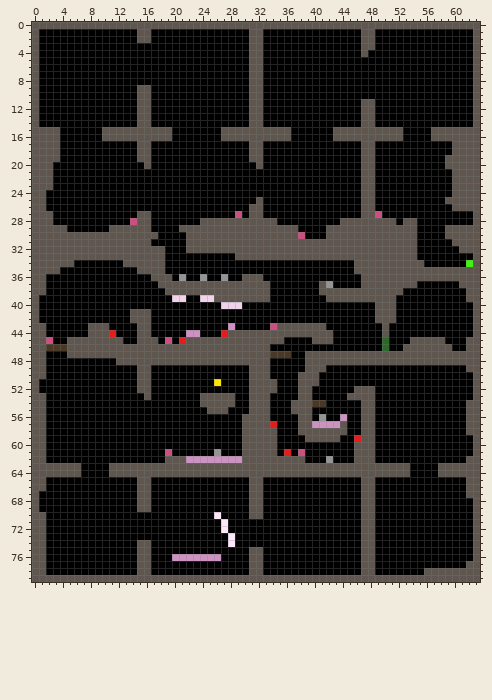
Sprite sheet, stored at Levels.png. The picture above is the old version.
The file is 64x80 pixels.
The result:
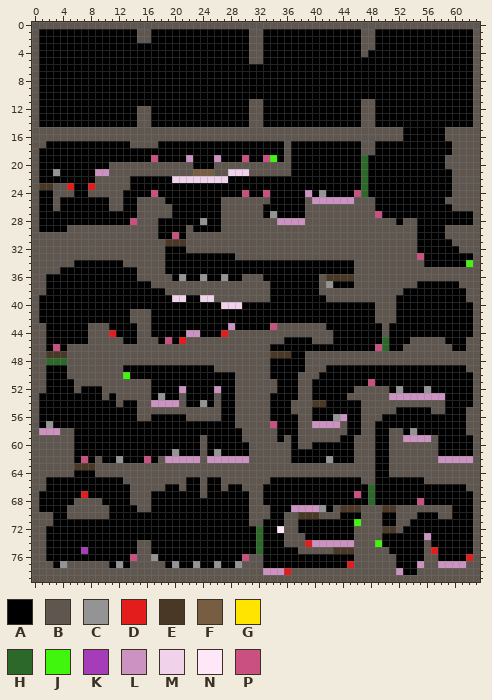
Palette (. is transparent): A #000000  B #5f574f  C #949494  D #e31c1c  E #493826  F #775d42  G #ffe400  H #2c6829  J #40f60d  K #a53db9  L #cc92c1  M #f0d3ea  N #ffe7fa  P #cb5082
Change:
Changed rows in their new state; - is an unchanged pixel.
first column x 15:
 6 ----------------AA
 7 ----------------AA
 8 ----------------AA
 9 AA--------------AA
10 AA--------------AA
11 AA----------------
first column x 1:
15 ---BBBBBB----------BBBBBBB----------BBBBBB--------------AA
16 ---BBBBBB----------BBBBBBB----------BBBBBB--------------AA
17 -AA----------B--B-------------AA---B----------------------
18 AAA-----------AA--------------AA---B----------------------
19 AAA-----------AAP----L---L---PAAPJ-B----------HA----------
20 AA--------BBBBB-BBBBBB---BBBBBB-BBBB----------HA----------
21 AAC-----LLBBBBBBBBBBBBFFFBBMMMBBBBBB----------HA----------
22 AA------BBBBB------MMMMMMMM-------------------HA----------
23 EEBBD--DBBBBB---------------------------------HA----------
24 A-BBB--BBBBB----P------------P--P-----L-C----PHA----------
25 A-B-------BB--BBBB--------BBBBB-B-----BLLLLLLB------------
26 A-B-------BB--BBBBB-------BBBB--------BBBBBBBB------------
27 AA--------------BBB-------BBBB---C----BBBBBBBB------------
28 AA--------------B------CAA--------LLLLBBBBB---------------
29 AAAABBBBBB------B---A-AAAA-----------BBBB-----------------
30 -------------------P-----------------BBBB-----------------
31 ----------------BBEEE-------------------------------------
33 ------------------------------------------------------P---
36 --------------BB------------------------BEEEEB------------
37 ----------------B----------------------------B------------
first column x 1:
45 -A--AAA-------------------------------------------------------
46 -APA--------------------------------------------P-------------
47 -EEE----------------------------------------------------------
48 -HHHBBBBBBB---------------------------------------------------
49 ----BBBBBBBB--AA---------BBBBB--------------------------------
50 ----BBBBBBBBJ-AA------------BB--------------------------------
51 B----BBBBBBBBB-----------A--BB---------A-------P--------------
52 B----B---BBBBB------L----L--BB------------------BB-C---C------
53 A--------B-BBBB--C--B--AA-AABB------------------BBLLLLLLLL----
54 A----------B--BBLLLLB--CA-AABB------------------BBBBBBBBBB---A
55 A-------------BBBBBBBBBB--A-BB------------------BBB-----BB----
56 A-------------BB-----BBBBB--B-----------A-C-----B-------------
57 AC--------------------------B----P----------------------------
58 LLLBB---------------------------------------------BB-C--------
59 -BBBB------------------B-----------B-B-------B----BBLLLLB-----
60 -BBBB------------------B-----A----BB-BB-----------BBBBBBB-----
61 -BBBB-------------AC---B-----A----BB-A------------BBBBBBB-----
62 -BBBB-P-B--C---P-BLLL--B-----L------AA------------BBBBBBBLLLLL
63 -----EEEBB--------------------------------------AA---BBBB-----
64 -----A--BB--------------------------------------AA---BBBB-----
65 ------------BB--BBBBB--B--BBBB--B----------------------BBBBBB-
66 -------------B--BB--B--B--B--B----------------AH--------------
67 ------D------B---------B---------------------PAH-------------A
68 -----BBBB----B--------------------------------AH------P-------
69 ----BBBBBB----------------------B---LLLLC-BEEE--BEEBBBBBBBB---
70 -B--BBBBBB---------------A------B--BBEEEBBB-----B--BBB---BB---
71 -B------------------------A---BB---BB--------J--B--BB---------
72 --------------------------A----H--NBB--------B--BEEB----------
73 ---------------------------A---H---BBB-------B--B------L------
74 ---------------------------A---H---BBBDLLLLLLB--J------B------
75 ------K-----------------------AH-----BBBBBEEEB--BB-----BD-----
76 -------------P--C--AAAAAAA---P---------------B--BBB----BB----D
77 -B-CBBBBBB-C-B--BB-C--C--C--CB--------------DB--BBB---LBBLLLL-
78 -BBBBBBBBBBBBB--BBBBBBBBBBBBBB--LLLDBBBBBBBBBB--BBBL--B-------
Where, in picture pixels (left, top, right, bottom), the same in both pictures:
changed: (249, 64, 263, 99)
changed: (137, 85, 151, 106)
changed: (39, 127, 375, 246)
changed: (431, 127, 445, 141)
changed: (417, 253, 424, 260)
changed: (137, 274, 158, 288)
changed: (319, 274, 361, 288)
changed: (39, 337, 473, 575)
